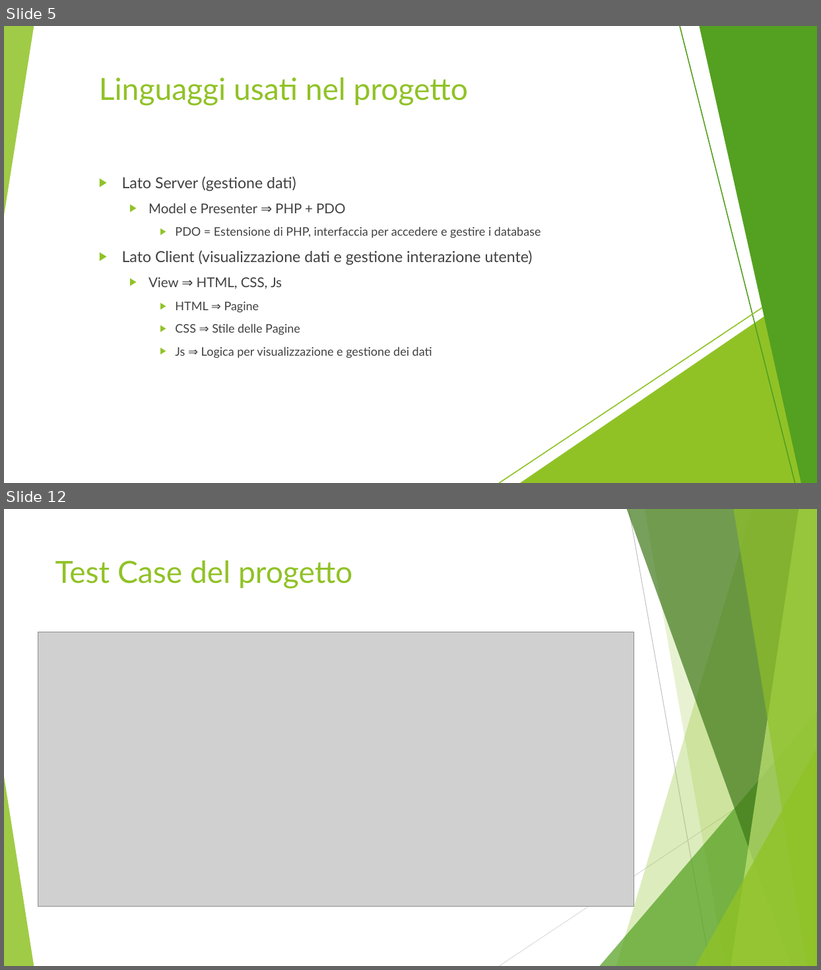
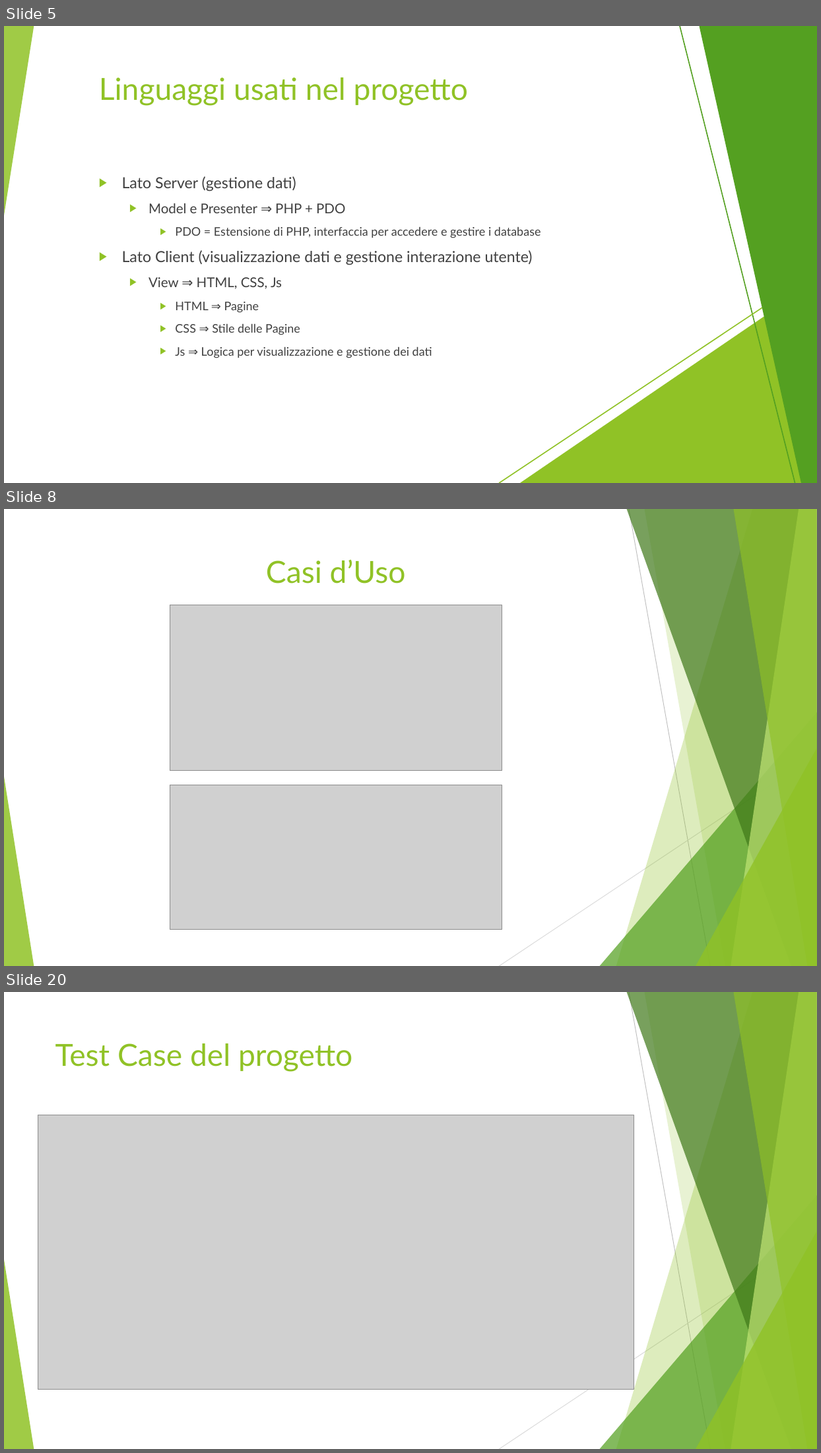
Before and after one commit to MarcoFrontini/Progetto_IdS_2024-2025, a slide deck: Documentazione/Presentazione.pptx. Shown one above the other, each under a label of ours: slides 5 and 12 before the commit, slides 5, 8 and 20 after it; the slides between them are not shown. The pictures are 821x970 and 821x1453 pixels, drawn with LibreOffice and Linux fonts; fonts in the diff are those of the drawing; grey boxes stand for pictures. Boxes give left, top, right and bottom in pixels: in the first picture for what was removed or moved away, otherwise in the second. Text is boxed around its words. In the diff, an @@ line names an element or a change of style, - is before the commit and + after.

```diff
--- a/Documentazione/Presentazione.pptx
+++ b/Documentazione/Presentazione.pptx
@@ slide 8 added at (x1=4, y1=509, x2=817, y2=966), background #FFFFFF; not listed: 10 template elements that a slide beside it also shows @@
@@ title added at (x1=266, y1=560, x2=406, y2=584), 36 pt, text #90C226 @@
+Casi d’Uso
@@ picture added at (x1=170, y1=605, x2=502, y2=771) @@
@@ picture added at (x1=170, y1=786, x2=502, y2=930) @@
@@ what was slide 12 is now slide 20 @@
```
Also in this commit, not shown: 4 slides changed, 12 other slides added, 1 slide removed.
